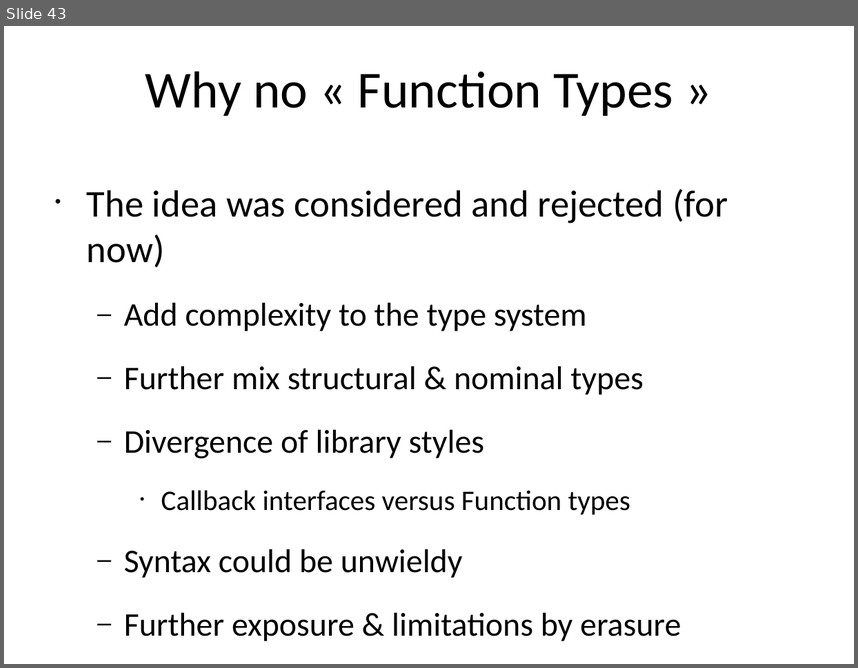
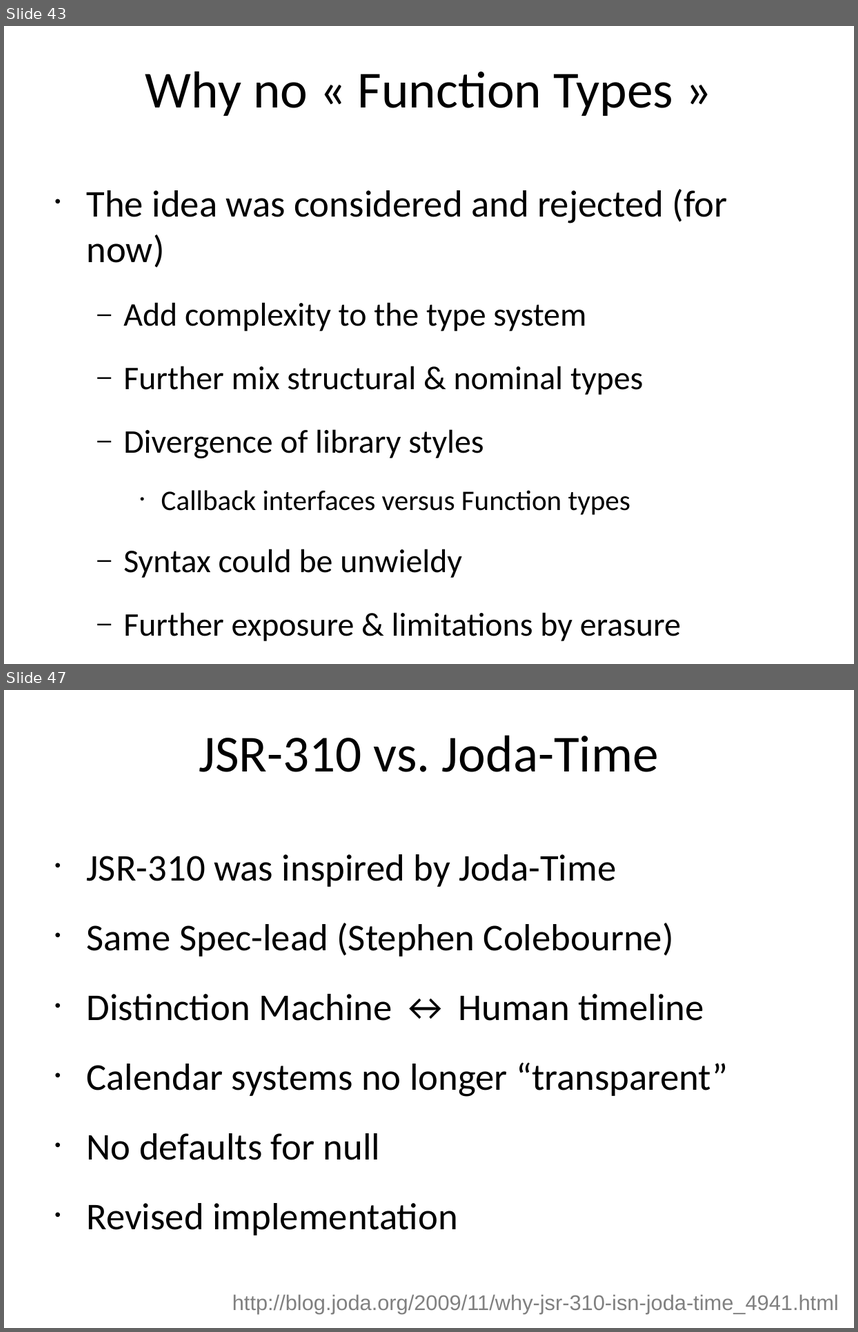
Before and after one commit to kwakeroni/workshops, a slide deck: workshop-java8.ppt. Shown one above the other, each under a label of ours: slide 43 before the commit, slides 43 and 47 after it; the slides between them are not shown. The pictures are 858x668 and 858x1332 pixels, drawn with LibreOffice and Linux fonts; fonts in the diff are those of the drawing. Boxes give left, top, right and bottom in pixels: in the first picture for what was removed or moved away, otherwise in the second. Text is boxed around its words. In the diff, an @@ line names an element or a change of style, - is before the commit and + after.

Commit message:
added Exercise 3 + time exercise, added slides on additional subjects

```diff
--- a/workshop-java8.ppt
+++ b/workshop-java8.ppt
@@ slide 47 added at <box>4,690,854,1328</box>, background #FFFFFF @@
@@ title added at <box>199,735,659,772</box>, 44 pt, text #000000 @@
+JSR-310 vs. Joda-Time
@@ text added at <box>86,854,728,1235</box>, 32 pt, text #000000 @@
+• JSR-310 was inspired by Joda-Time
+• Same Spec-lead (Stephen Colebourne)
+• Distinction Machine ↔ Human timeline
+• Calendar systems no longer “transparent”
+• No defaults for null
+• Revised implementation
@@ text added at <box>232,1294,839,1314</box>, 18 pt, text #808080 @@
+http://blog.joda.org/2009/11/why-jsr-310-isn-joda-time_4941.html
```
Also in this commit, not shown: 33 other slides changed, 9 other slides added, 14 other files.
